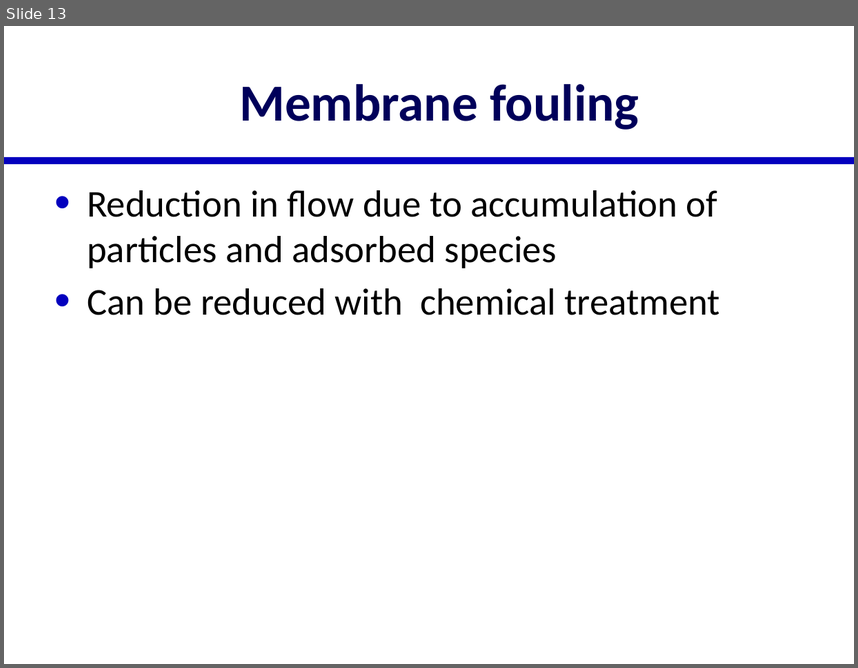
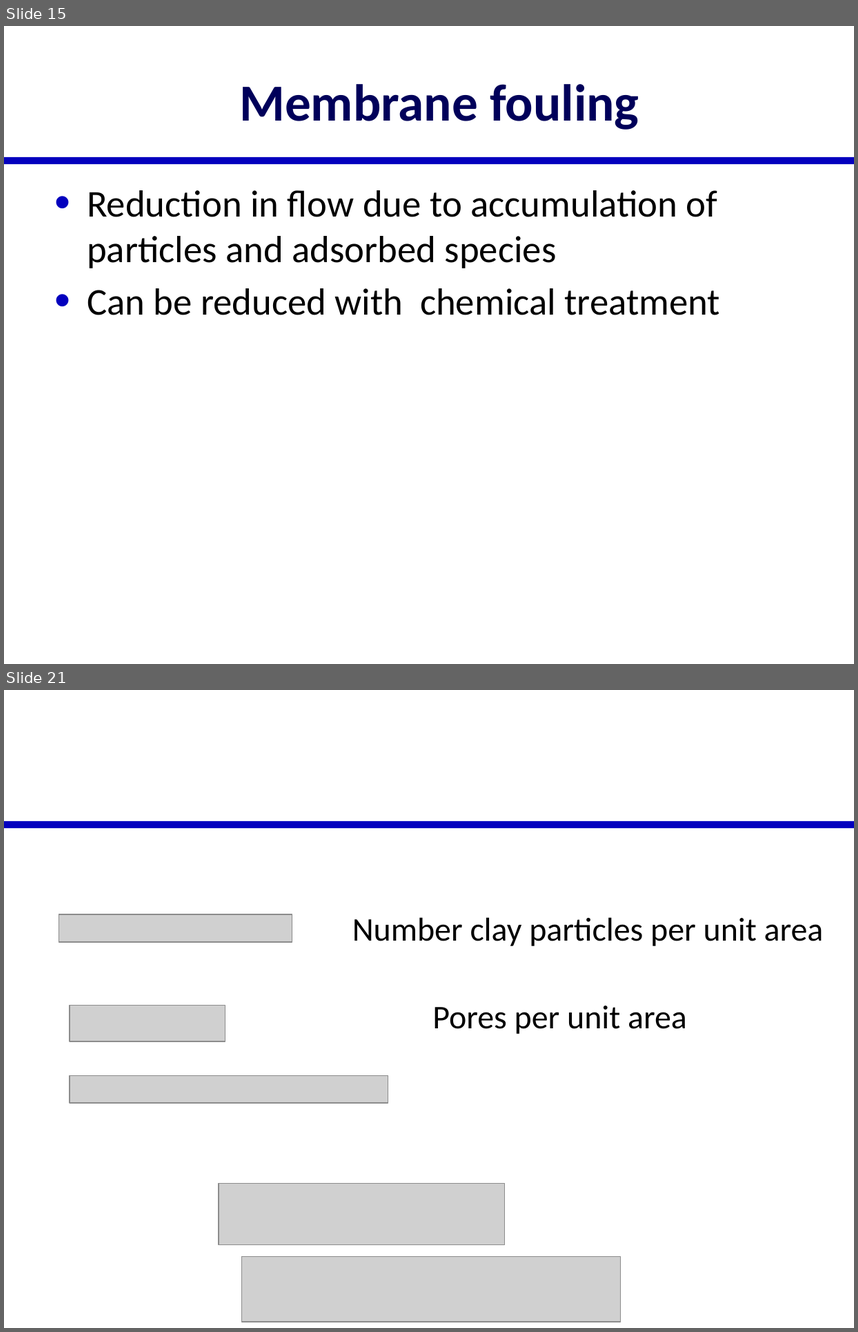
Before and after one commit to AguaClara/SWOT, a slide deck: Lectures/In Class/Membrane Filtration.pptx. Shown one above the other, each under a label of ours: slide 13 before the commit, slides 15 and 21 after it; the slides between them are not shown. The pictures are 858x668 and 858x1332 pixels, drawn with LibreOffice and Linux fonts; fonts in the diff are those of the drawing; grey boxes stand for pictures. Boxes give left, top, right and bottom in pixels: in the first picture for what was removed or moved away, otherwise in the second. Text is boxed around its words. In the diff, an @@ line names an element or a change of style, - is before the commit and + after.

```diff
--- a/Lectures/In Class/Membrane Filtration.pptx
+++ b/Lectures/In Class/Membrane Filtration.pptx
@@ slide 21 added at [4, 690, 854, 1328], background #FFFFFF; not listed: 1 template element that a slide beside it also shows @@
@@ picture added at [59, 914, 292, 942] @@
@@ text added at [352, 917, 824, 946], 28 pt, text #000000 @@
+Number clay particles per unit area
@@ picture added at [70, 1005, 225, 1042] @@
@@ text added at [432, 1005, 687, 1034], 28 pt, text #000000 @@
+Pores per unit area
@@ picture added at [70, 1075, 388, 1103] @@
@@ picture added at [219, 1183, 505, 1245] @@
@@ picture added at [242, 1256, 621, 1321] @@
@@ what was slide 13 is now slide 15 @@
```
Also in this commit, not shown: 1 slide changed, 6 other slides added, 2 other files.
